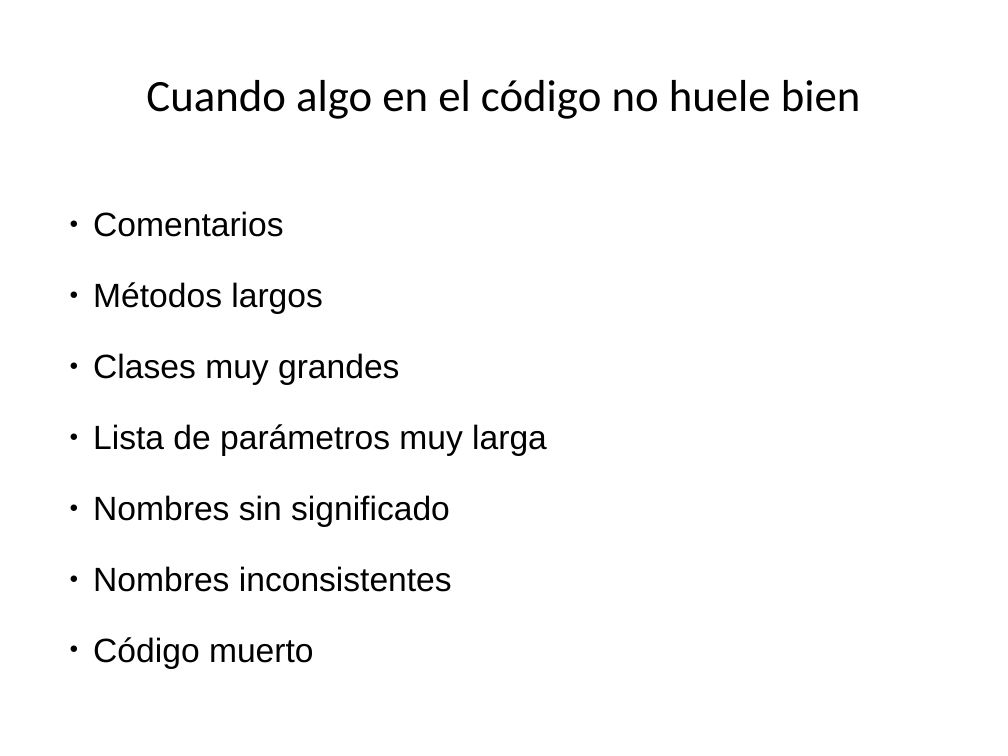
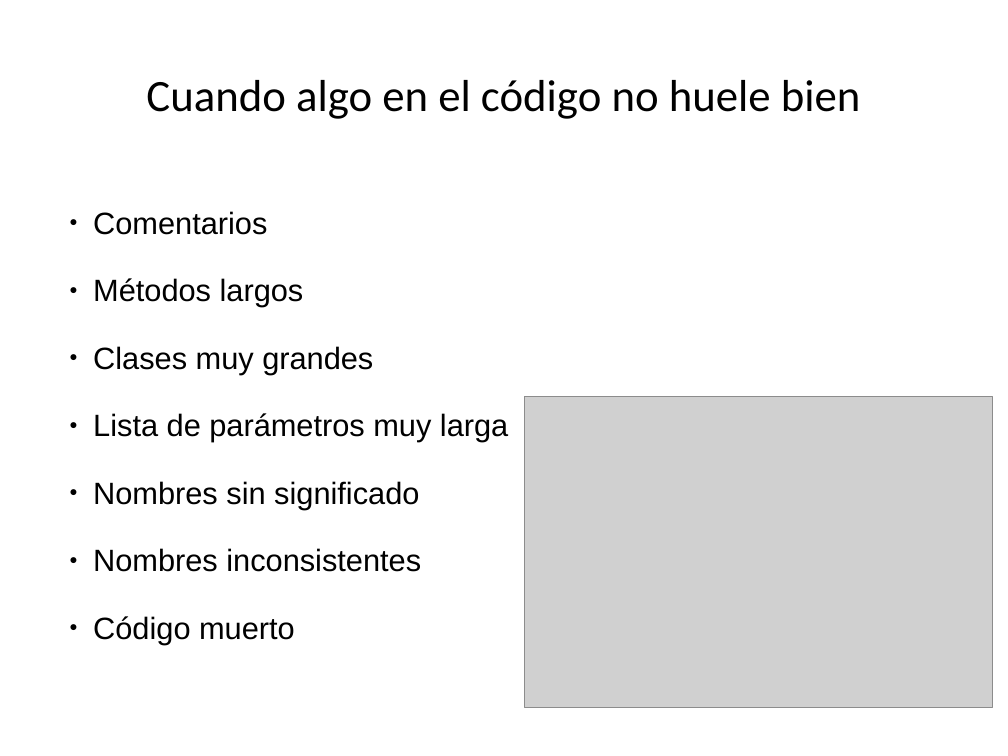
Before and after one commit to EmilioM1983/arquitectura-software-intro, a slide deck: slide 8 of presentacion_Emilio_Mayer.odp (slide 9 before the commit). Drawn at 1008x756 pixels with LibreOffice and Linux fonts; fonts in the diff are those of the drawing; grey boxes stand for pictures. Boxes give left, top, right and bottom in pixels: in the first picture for what was removed or moved away, otherwise in the second. Text is boxed around its words. In the diff, an @@ line names an element or a change of style, - is before the commit and + after.

```diff
--- a/presentacion_Emilio_Mayer.odp
+++ b/presentacion_Emilio_Mayer.odp
@@ text "Comentarios" at (93,211,508,644): size 24 to 22 pt @@
@@ picture added at (525,397,993,709) @@
```
Also in this commit, not shown: 1 other slide changed, 6 slides added, 1 slide removed.
